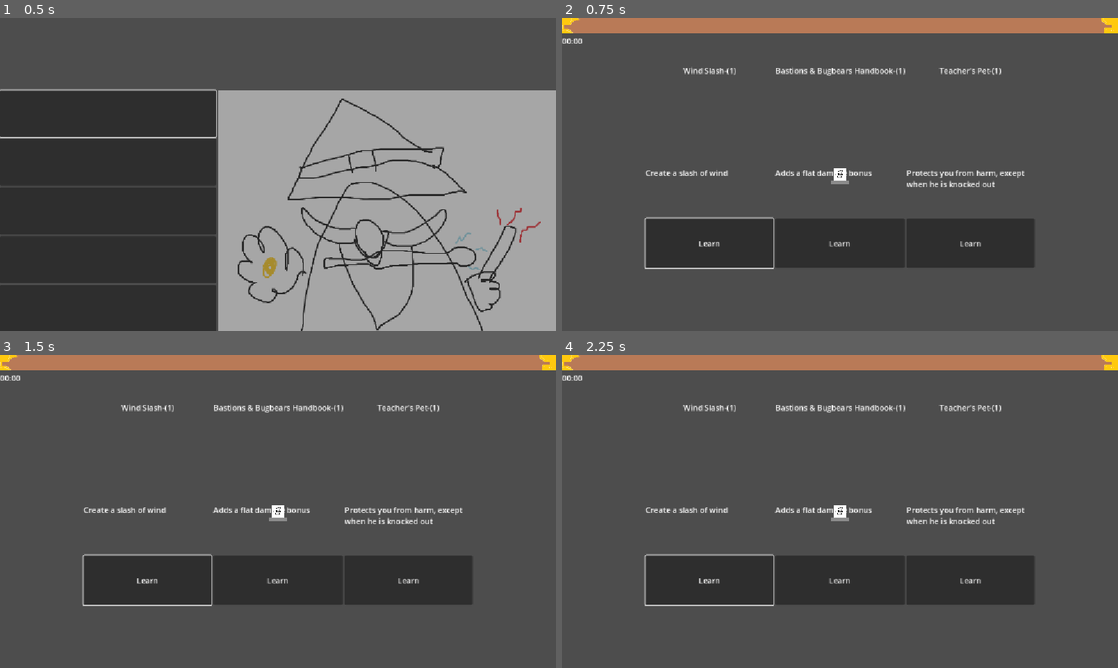
Above: before the commit, frames 1-4 (two rows, left to right).
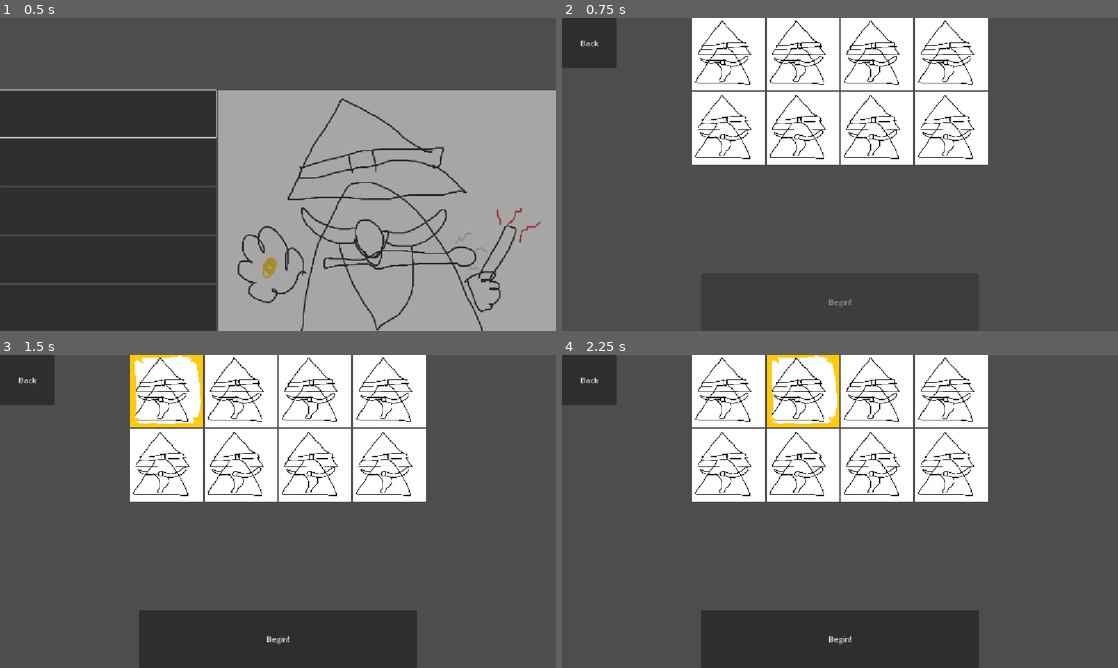
Above: after the commit, the same moments.

Repository: flowerFawn/XP-Based-Leveling
Game: Godot game, scene res://scenes/menu/main_menu.tscn
The game is run twice, just before and just after one commit, with the same random seed, the same clock (stepped at 60 frames per second) and the same inputs. The engine's default icon, where the game draws it, is replaced by a stand-in: a white triangle on a blue panel in a dark square. Sound files missing from this copy of the repository are replaced by a short silence.
Inputs (mouse positions are in pixels of both pictures, inside the frame that each line leads up to):
- Up to frame 1 (0.5 s): no input
- Up to frame 2 (0.75 s): click (667, 115) at 0.5 s
- Up to frame 3 (1.5 s): click (166, 392) at 1.27 s
- Up to frame 4 (2.25 s): click (801, 392) at 2.02 s

Frame 1 is identical in both runs. In frame 2, 39% of the frame differs, in the area x 0-100%, y 0-93%; in frame 3, 48%, in the area x 0-100%, y 0-100%; in frame 4, 48%.

Commit message:
character selection added

Diff:
--- /dev/null
+++ b/resources/ability pools/archmage.tres
@@ -0,0 +1,15 @@
+[gd_resource type="Resource" script_class="AbilityPool" load_steps=9 format=3 uid="uid://bwwyvlsexinen"]
+
+[ext_resource type="Script" uid="uid://i4vxs0c4oet7" path="res://scripts/resources/base resources/player_ability.gd" id="1_xsy38"]
+[ext_resource type="Script" uid="uid://cppbyt13invqd" path="res://scripts/resources/base resources/ability_pool.gd" id="2_8mi3s"]
+[ext_resource type="Resource" uid="uid://ciomfgvjduepp" path="res://resources/spell/bolt_1.tres" id="2_leepg"]
+[ext_resource type="Resource" uid="uid://7vmgb80p33sl" path="res://resources/spell/shard_1.tres" id="3_b3faa"]
+[ext_resource type="Resource" uid="uid://bb3wur6d4qxcf" path="res://resources/spell/windslash_1.tres" id="4_ootwi"]
+[ext_resource type="Resource" uid="uid://buu4u5w3e3yf3" path="res://resources/magic_items/bnb_handbook_1.tres" id="5_sbktm"]
+[ext_resource type="Resource" uid="uid://fdx6pmmkh50r" path="res://resources/magic_items/teachers_pet_1.tres" id="6_nowvb"]
+[ext_resource type="Resource" uid="uid://cnpu8eq5ibo8b" path="res://resources/magic_items/crystal_collection_1.tres" id="7_wmgg2"]
+
+[resource]
+script = ExtResource("2_8mi3s")
+abilities = Array[ExtResource("1_xsy38")]([ExtResource("2_leepg"), ExtResource("3_b3faa"), ExtResource("4_ootwi"), ExtResource("5_sbktm"), ExtResource("6_nowvb"), ExtResource("7_wmgg2")])
+metadata/_custom_type_script = "uid://cppbyt13invqd"
--- /dev/null
+++ b/resources/built-in/themes/character_select.tres
@@ -0,0 +1,13 @@
+[gd_resource type="Theme" load_steps=3 format=3 uid="uid://cdjlu0ryhrw2y"]
+
+[ext_resource type="Texture2D" uid="uid://pq40vy7wpbq3" path="res://assets/placeholders/character_select_frame.png" id="1_tel3d"]
+
+[sub_resource type="StyleBoxTexture" id="StyleBoxTexture_j0k6o"]
+texture = ExtResource("1_tel3d")
+texture_margin_left = 1.0
+texture_margin_top = 1.0
+texture_margin_right = 1.0
+texture_margin_bottom = 1.0
+
+[resource]
+Button/styles/focus = SubResource("StyleBoxTexture_j0k6o")
--- /dev/null
+++ b/resources/characters/archmage.tres
@@ -0,0 +1,18 @@
+[gd_resource type="Resource" script_class="Character" load_steps=7 format=3 uid="uid://ml6ajkpkur4j"]
+
+[ext_resource type="Texture2D" uid="uid://clmxcj044sejr" path="res://assets/placeholders/big_wizard_placeholder.png" id="1_3fcys"]
+[ext_resource type="Script" uid="uid://dse7vf0l5vfv0" path="res://scripts/resources/base resources/character.gd" id="1_bsn0i"]
+[ext_resource type="Resource" uid="uid://fdx6pmmkh50r" path="res://resources/magic_items/teachers_pet_1.tres" id="2_gurd5"]
+[ext_resource type="Resource" uid="uid://ciomfgvjduepp" path="res://resources/spell/bolt_1.tres" id="3_3fcys"]
+[ext_resource type="Resource" uid="uid://bwwyvlsexinen" path="res://resources/ability pools/archmage.tres" id="4_62uj4"]
+
+[sub_resource type="SpriteFrames" id="SpriteFrames_tkcu6"]
+
+[resource]
+script = ExtResource("1_bsn0i")
+starting_ability_pool = ExtResource("4_62uj4")
+starting_spell = ExtResource("3_3fcys")
+starting_magic_item = ExtResource("2_gurd5")
+animations = SubResource("SpriteFrames_tkcu6")
+icon = ExtResource("1_3fcys")
+metadata/_custom_type_script = "uid://dse7vf0l5vfv0"
--- a/resources/spell/windslash_2.tres
+++ b/resources/spell/windslash_2.tres
@@ -8,11 +8,11 @@
 
 [resource]
 script = ExtResource("1_gwhyu")
-level = 2
-level_description = "Attacks a second time"
 cooldown = 1.5
 damage = 10.0
 projectile_speed = 200.0
 shape = SubResource("RectangleShape2D_f44ng")
 texture = ExtResource("2_4ihi7")
+level_description = "Attacks a second time"
+level = 2
 metadata/_custom_type_script = "uid://cpkamubmxnpfa"
--- /dev/null
+++ b/scenes/menu/character_select.tscn
@@ -0,0 +1,140 @@
+[gd_scene load_steps=5 format=3 uid="uid://caihircp2d6qc"]
+
+[ext_resource type="Script" uid="uid://do146oyuisrlu" path="res://scripts/menu/character_select_menu.gd" id="1_0frw4"]
+[ext_resource type="Theme" uid="uid://cdjlu0ryhrw2y" path="res://resources/built-in/themes/character_select.tres" id="1_vffxf"]
+[ext_resource type="Script" uid="uid://bd3o2cswmjmgn" path="res://scripts/controls/character_select_button.gd" id="2_fts7l"]
+[ext_resource type="Resource" uid="uid://ml6ajkpkur4j" path="res://resources/characters/archmage.tres" id="2_vffxf"]
+
+[node name="CanvasLayer" type="CanvasLayer"]
+
+[node name="CharacterSelect" type="Control" parent="." node_paths=PackedStringArray("node_start_button")]
+layout_mode = 3
+anchors_preset = 15
+anchor_right = 1.0
+anchor_bottom = 1.0
+grow_horizontal = 2
+grow_vertical = 2
+script = ExtResource("1_0frw4")
+node_start_button = NodePath("VBoxContainer/Button")
+
+[node name="GridContainer" type="GridContainer" parent="CharacterSelect"]
+custom_minimum_size = Vector2(0, -0.405)
+layout_mode = 1
+anchors_preset = -1
+anchor_left = 0.25
+anchor_right = 0.75
+anchor_bottom = 0.5
+grow_horizontal = 2
+grow_vertical = 2
+columns = 4
+
+[node name="CharacterSelectButton" type="Button" parent="CharacterSelect/GridContainer"]
+custom_minimum_size = Vector2(150, 150)
+layout_mode = 2
+theme = ExtResource("1_vffxf")
+action_mode = 0
+expand_icon = true
+script = ExtResource("2_fts7l")
+represents_character = ExtResource("2_vffxf")
+metadata/_custom_type_script = "uid://bd3o2cswmjmgn"
+
+[node name="CharacterSelectButton2" type="Button" parent="CharacterSelect/GridContainer"]
+custom_minimum_size = Vector2(150, 150)
+layout_mode = 2
+theme = ExtResource("1_vffxf")
+action_mode = 0
+expand_icon = true
+script = ExtResource("2_fts7l")
+represents_character = ExtResource("2_vffxf")
+metadata/_custom_type_script = "uid://bd3o2cswmjmgn"
+
+[node name="CharacterSelectButton3" type="Button" parent="CharacterSelect/GridContainer"]
+custom_minimum_size = Vector2(150, 150)
+layout_mode = 2
+theme = ExtResource("1_vffxf")
+action_mode = 0
+expand_icon = true
+script = ExtResource("2_fts7l")
+represents_character = ExtResource("2_vffxf")
+metadata/_custom_type_script = "uid://bd3o2cswmjmgn"
+
+[node name="CharacterSelectButton4" type="Button" parent="CharacterSelect/GridContainer"]
+custom_minimum_size = Vector2(150, 150)
+layout_mode = 2
+theme = ExtResource("1_vffxf")
+action_mode = 0
+expand_icon = true
+script = ExtResource("2_fts7l")
+represents_character = ExtResource("2_vffxf")
+metadata/_custom_type_script = "uid://bd3o2cswmjmgn"
+
+[node name="CharacterSelectButton5" type="Button" parent="CharacterSelect/GridContainer"]
+custom_minimum_size = Vector2(150, 150)
+layout_mode = 2
+theme = ExtResource("1_vffxf")
+action_mode = 0
+expand_icon = true
+script = ExtResource("2_fts7l")
+represents_character = ExtResource("2_vffxf")
+metadata/_custom_type_script = "uid://bd3o2cswmjmgn"
+
+[node name="CharacterSelectButton6" type="Button" parent="CharacterSelect/GridContainer"]
+custom_minimum_size = Vector2(150, 150)
+layout_mode = 2
+theme = ExtResource("1_vffxf")
+action_mode = 0
+expand_icon = true
+script = ExtResource("2_fts7l")
+represents_character = ExtResource("2_vffxf")
+metadata/_custom_type_script = "uid://bd3o2cswmjmgn"
+
+[node name="CharacterSelectButton7" type="Button" parent="CharacterSelect/GridContainer"]
+custom_minimum_size = Vector2(150, 150)
+layout_mode = 2
+theme = ExtResource("1_vffxf")
+action_mode = 0
+expand_icon = true
+script = ExtResource("2_fts7l")
+represents_character = ExtResource("2_vffxf")
+metadata/_custom_type_script = "uid://bd3o2cswmjmgn"
+
+[node name="CharacterSelectButton8" type="Button" parent="CharacterSelect/GridContainer"]
+custom_minimum_size = Vector2(150, 150)
+layout_mode = 2
+theme = ExtResource("1_vffxf")
+action_mode = 0
+expand_icon = true
+script = ExtResource("2_fts7l")
+represents_character = ExtResource("2_vffxf")
+metadata/_custom_type_script = "uid://bd3o2cswmjmgn"
+
+[node name="VBoxContainer" type="VBoxContainer" parent="CharacterSelect"]
+layout_mode = 1
+anchors_preset = -1
+anchor_left = 0.25
+anchor_top = 0.5
+anchor_right = 0.75
+anchor_bottom = 1.0
+grow_horizontal = 2
+grow_vertical = 2
+
+[node name="Label" type="Label" parent="CharacterSelect/VBoxContainer"]
+custom_minimum_size = Vector2(0, 200)
+layout_mode = 2
+size_flags_vertical = 7
+
+[node name="Button" type="Button" parent="CharacterSelect/VBoxContainer"]
+layout_mode = 2
+size_flags_vertical = 7
+disabled = true
+text = "Begin!"
+
+[node name="BackButton" type="Button" parent="CharacterSelect"]
+layout_mode = 0
+offset_right = 113.0
+offset_bottom = 104.0
+text = "Back
+"
+
+[connection signal="pressed" from="CharacterSelect/VBoxContainer/Button" to="CharacterSelect" method="start_game_proper"]
+[connection signal="pressed" from="CharacterSelect/BackButton" to="CharacterSelect" method="_on_back_button_pressed"]
--- a/scenes/menu/in_game_ui.tscn
+++ b/scenes/menu/in_game_ui.tscn
@@ -1,6 +1,6 @@
 [gd_scene load_steps=5 format=3 uid="uid://cnhp8six32rd7"]
 
-[ext_resource type="Script" uid="uid://cl1n7grol70i3" path="res://scenes/menu/in_game_ui.gd" id="1_ws5as"]
+[ext_resource type="Script" uid="uid://cl1n7grol70i3" path="res://scripts/in_game_ui.gd" id="1_ws5as"]
 [ext_resource type="Texture2D" uid="uid://co8am7svj24am" path="res://assets/placeholders/xp_progress.png" id="1_y3m3p"]
 [ext_resource type="Texture2D" uid="uid://ccxsabshh0hx5" path="res://assets/placeholders/xp_progress_under.png" id="2_wspi5"]
 [ext_resource type="Texture2D" uid="uid://bd7dci6fcskf5" path="res://assets/placeholders/xp_progress_over.png" id="3_ib547"]
--- a/scenes/character.tscn
+++ b/scenes/player.tscn
@@ -1,6 +1,6 @@
 [gd_scene load_steps=6 format=3 uid="uid://dt2i2obb5kodu"]
 
-[ext_resource type="Script" uid="uid://cprrck25bqwpi" path="res://scripts/character.gd" id="1_rkhd4"]
+[ext_resource type="Script" uid="uid://cprrck25bqwpi" path="res://scripts/player.gd" id="1_rkhd4"]
 [ext_resource type="Shader" uid="uid://6bjklt2wni63" path="res://scripts/shaders/enemy.gdshader" id="2_lrhn5"]
 [ext_resource type="Texture2D" uid="uid://bmufs1e6bafrg" path="res://assets/placeholders/trianglewizard.png" id="3_lrhn5"]
 
--- a/scenes/world.tscn
+++ b/scenes/world.tscn
@@ -1,9 +1,9 @@
 [gd_scene load_steps=7 format=3 uid="uid://dp1bn4tu70hr6"]
 
 [ext_resource type="Script" uid="uid://b0pcojyqof33i" path="res://scripts/world_controller.gd" id="1_4wyf3"]
-[ext_resource type="PackedScene" uid="uid://dt2i2obb5kodu" path="res://scenes/character.tscn" id="1_nnsk1"]
+[ext_resource type="PackedScene" uid="uid://dt2i2obb5kodu" path="res://scenes/player.tscn" id="1_nnsk1"]
 [ext_resource type="PackedScene" uid="uid://bedklbg6qvuot" path="res://scenes/game_controller.tscn" id="2_rwgxs"]
-[ext_resource type="Script" uid="uid://c3kqgg7wrwhyb" path="res://scenes/projectile_holder.gd" id="4_71j4m"]
+[ext_resource type="Script" uid="uid://c3kqgg7wrwhyb" path="res://scripts/projectile_holder.gd" id="4_71j4m"]
 [ext_resource type="PackedScene" uid="uid://bol0i1wwwklsj" path="res://scenes/menu/spell_option_menu.tscn" id="4_k0juu"]
 [ext_resource type="PackedScene" uid="uid://cnhp8six32rd7" path="res://scenes/menu/in_game_ui.tscn" id="6_qfnet"]
 
--- a/scripts/autoloads/game_info.gd
+++ b/scripts/autoloads/game_info.gd
@@ -8,6 +8,7 @@
 var enemy_holder:Node2D
 var player_level:int = 1
 var closest_enemy_to_player_point:Vector2
+var character:Character
 
 
 func update_player_info(player:Player) -> void:
--- /dev/null
+++ b/scripts/controls/character_select_button.gd
@@ -0,0 +1,19 @@
+extends Button
+class_name CharacterSelectButton
+
+signal character_option_picked(character:Character)
+
+@export var represents_character:Character
+
+func _ready() -> void:
+	var character_appearance_stylebox:StyleBoxTexture = StyleBoxTexture.new()
+	character_appearance_stylebox.texture = represents_character.icon
+	set(&"theme_override_styles/normal", character_appearance_stylebox)
+	set(&"theme_override_styles/hover", character_appearance_stylebox)
+	set(&"theme_override_styles/pressed", character_appearance_stylebox)
+	character_option_picked.connect(get_parent_control().get_parent_control().new_character_selected)
+	pressed.connect(_pick_this_character)
+
+func _pick_this_character() -> void:
+	GameInfo.character = represents_character
+	emit_signal(&"character_option_picked")
--- /dev/null
+++ b/scripts/menu/character_select_menu.gd
@@ -0,0 +1,23 @@
+extends Control
+
+
+@export var node_start_button:Button
+# Called when the node enters the scene tree for the first time.
+func _ready() -> void:
+	pass # Replace with function body.
+
+
+# Called every frame. 'delta' is the elapsed time since the previous frame.
+func _process(delta: float) -> void:
+	pass
+
+
+func _on_back_button_pressed() -> void:
+	get_tree().change_scene_to_packed(load("uid://dj5n2ohldosah"))
+	GameInfo.character = null
+
+func new_character_selected():
+	node_start_button.disabled = false
+
+func start_game_proper() -> void:
+	get_tree().change_scene_to_packed(preload("uid://dp1bn4tu70hr6"))
--- a/scripts/menu/main_menu.gd
+++ b/scripts/menu/main_menu.gd
@@ -20,7 +20,7 @@
 func button_pressed(button_function:StringName) -> void:
 	match button_function:
 		&"Play":
-			get_tree().change_scene_to_packed(preload("uid://dp1bn4tu70hr6"))
+			get_tree().change_scene_to_packed(preload("uid://caihircp2d6qc"))
 		&"Quit":
 			get_tree().quit()
 
--- a/scripts/character.gd
+++ b/scripts/player.gd
@@ -20,9 +20,15 @@
 
 func _ready() -> void:
 	GameInfo.player = self
+	set_character(GameInfo.character)
 	node_progress.min_value = 0
 	node_progress.max_value = max_health
 	node_progress.value = active_health
+
+func set_character(character:Character) -> void:
+	add_ability(character.starting_spell)
+	add_ability(character.starting_magic_item)
+	SpellShop.current_ability_pool = character.starting_ability_pool.abilities.duplicate()
 
 func _physics_process(delta: float) -> void:
 	var movement_vector = speed * get_direction()
--- /dev/null
+++ b/scripts/resources/base resources/ability_pool.gd
@@ -0,0 +1,6 @@
+extends Resource
+class_name AbilityPool
+##This class generally exists so characters can share a spell pool
+
+##The abilities present at the beginning of this ability pool.
+@export var abilities:Array[Ability]
--- /dev/null
+++ b/scripts/resources/base resources/character.gd
@@ -0,0 +1,18 @@
+extends Resource
+class_name Character
+
+##Name of this chararacter, shown to the player
+@export var name:String
+##Description of this character. should include flavour text and a gameplay explanation
+@export var description:String
+##The pool of abilites that this character begins with. Should include the level after of the starting spell
+##If a spell is not in here for a character, that character can never obtain it
+@export var starting_ability_pool:AbilityPool
+##The spell this character begins with
+@export var starting_spell:Spell
+##The magic item this character begins with
+@export var starting_magic_item:MagicItem
+##The sprite/animations for this character
+@export var animations:SpriteFrames
+##The icon on the character select button. preferably 300x300 pixels
+@export var icon:Texture2D
--- a/scripts/world_controller.gd
+++ b/scripts/world_controller.gd
@@ -11,4 +11,3 @@
 	GameInfo.enemy_holder = enemy_holder
 	GameInfo.game_ui = game_ui
 	SpellShop.spell_option_menu = spell_option_menu
-	SpellShop.award_ability_option()
Binary file added: assets/placeholders/big_wizard_placeholder.png
Not shown, added: assets/placeholders/big_wizard_placeholder.png.import
Binary file added: assets/placeholders/character_select_frame.png
Not shown, added: assets/placeholders/character_select_frame.png.import
Not shown: 1 places in resources/spell/windslash_1.tres that only renumber resources
Not shown, added: scripts/controls/character_select_button.gd.uid
Renamed: scenes/menu/in_game_ui.gd -> scripts/in_game_ui.gd
Renamed: scenes/menu/in_game_ui.gd.uid -> scripts/in_game_ui.gd.uid
Not shown, added: scripts/menu/character_select_menu.gd.uid
Renamed: scripts/character.gd.uid -> scripts/player.gd.uid
Renamed: scenes/projectile_holder.gd -> scripts/projectile_holder.gd
Renamed: scenes/projectile_holder.gd.uid -> scripts/projectile_holder.gd.uid
(and 3 more such lines)
